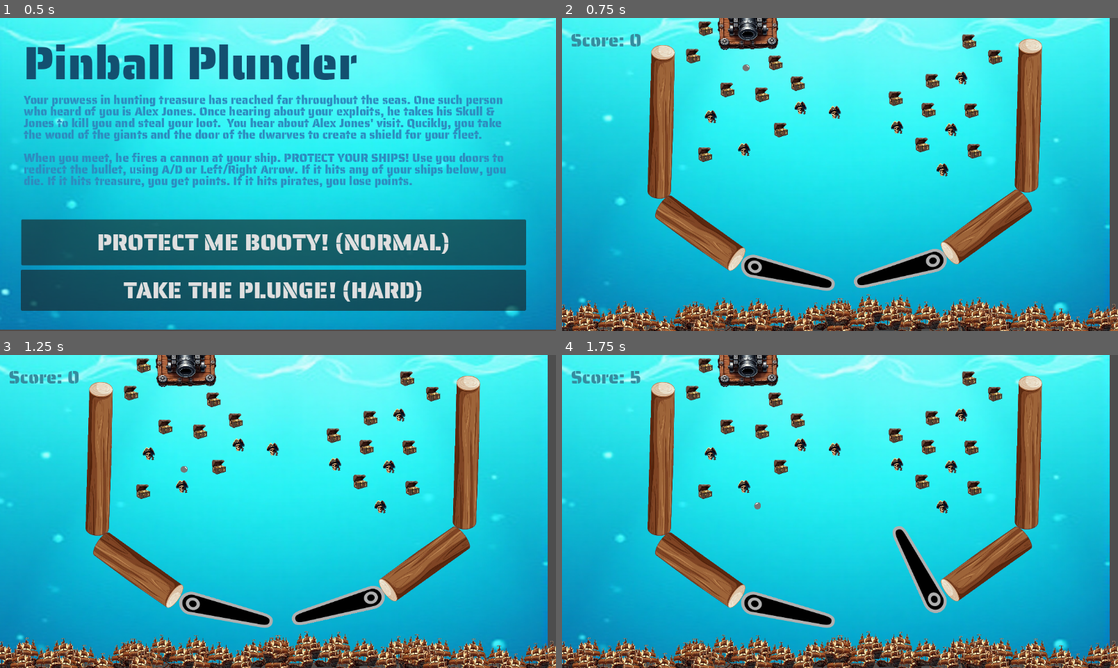
Above: before the commit, frames 1-4 (two rows, left to right).
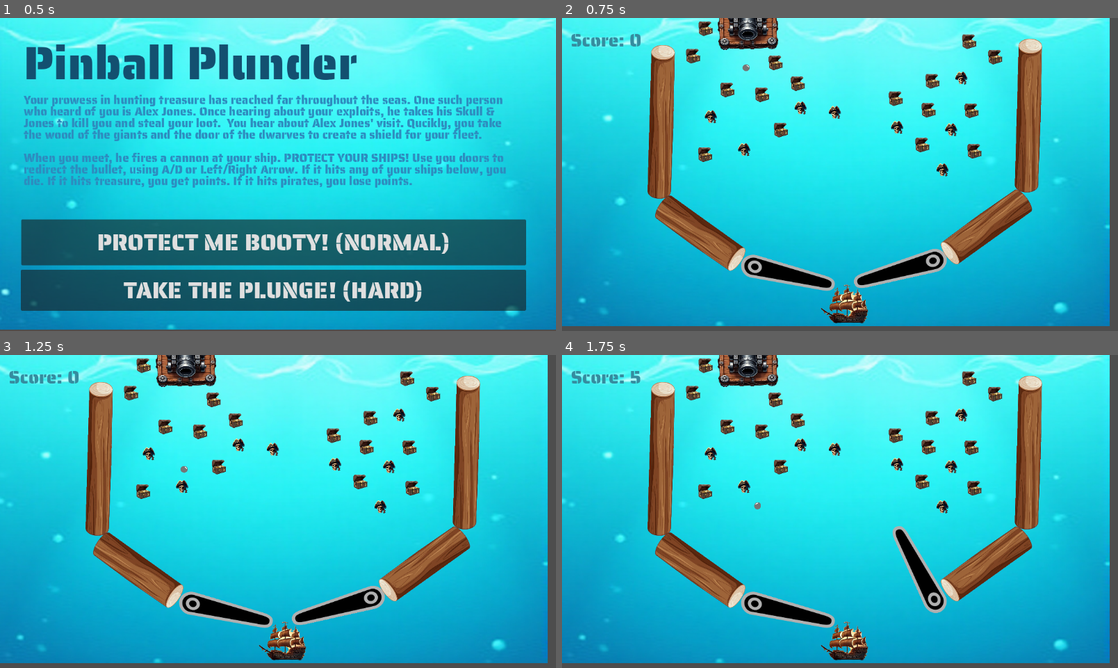
Above: after the commit, the same moments.

Repository: amodhakal/pinball-plunder
Game: Godot game, scene res://scenes/Title.tscn
Same seed, same stepped clock (60 frames per second), same inputs: the game is played once before the commit and once after it. Sound files missing from this copy of the repository are replaced by a short silence.
Inputs:
- Up to frame 1 (0.5 s): no input
- Up to frame 2 (0.75 s): click "PROTECT ME BOOTY! (NORMAL)" at 0.5 s
- Up to frame 3 (1.25 s): no input
- Up to frame 4 (1.75 s): tap Enter at 1.25 s; hold D (flip_right) from 1.28 s (still down)

Frame 1 is identical in both runs. In frame 2, 7.2% of the frame differs, in the area x 0-100%, y 85-100%; in frame 3, 7.2%; in frame 4, 7.2%.

Commit message:
Added 1 ship only

Diff:
--- a/scenes/Game.tscn
+++ b/scenes/Game.tscn
@@ -240,268 +240,13 @@
 [node name="Area2D" type="Area2D" parent="."]
 
 [node name="CollisionShape2D" type="CollisionShape2D" parent="Area2D"]
-position = Vector2(585, 576)
+position = Vector2(586, 555)
 shape = SubResource("WorldBoundaryShape2D_hwdo5")
 one_way_collision_margin = 128.0
 
 [node name="Ship" type="Sprite2D" parent="Area2D"]
-position = Vector2(576, 612)
-scale = Vector2(0.128402, 0.116188)
-texture = ExtResource("6_11a6p")
-
-[node name="Ship2" type="Sprite2D" parent="Area2D"]
-position = Vector2(576, 612)
-scale = Vector2(0.128402, 0.116188)
-texture = ExtResource("6_11a6p")
-
-[node name="Ship4" type="Sprite2D" parent="Area2D"]
-position = Vector2(704, 605)
-scale = Vector2(-0.128, 0.116188)
-texture = ExtResource("6_11a6p")
-
-[node name="Ship5" type="Sprite2D" parent="Area2D"]
-position = Vector2(862, 610)
-scale = Vector2(0.128402, 0.116188)
-texture = ExtResource("6_11a6p")
-
-[node name="Ship8" type="Sprite2D" parent="Area2D"]
-position = Vector2(828, 614)
-scale = Vector2(-0.128, 0.116188)
-texture = ExtResource("6_11a6p")
-
-[node name="Ship11" type="Sprite2D" parent="Area2D"]
-position = Vector2(715, 634)
-scale = Vector2(0.128402, 0.116188)
-texture = ExtResource("6_11a6p")
-
-[node name="Ship12" type="Sprite2D" parent="Area2D"]
-position = Vector2(672, 621)
-scale = Vector2(0.128402, 0.116188)
-texture = ExtResource("6_11a6p")
-
-[node name="Ship15" type="Sprite2D" parent="Area2D"]
-position = Vector2(275.75, 619.089)
-scale = Vector2(0.128402, 0.116188)
-texture = ExtResource("6_11a6p")
-
-[node name="Ship16" type="Sprite2D" parent="Area2D"]
-position = Vector2(275.75, 619.089)
-scale = Vector2(-0.128, 0.116188)
-texture = ExtResource("6_11a6p")
-
-[node name="Ship17" type="Sprite2D" parent="Area2D"]
-position = Vector2(403.75, 612.089)
-scale = Vector2(0.128402, 0.116188)
-texture = ExtResource("6_11a6p")
-
-[node name="Ship18" type="Sprite2D" parent="Area2D"]
-position = Vector2(561.75, 617.089)
-scale = Vector2(0.128402, 0.116188)
-texture = ExtResource("6_11a6p")
-
-[node name="Ship19" type="Sprite2D" parent="Area2D"]
-position = Vector2(332.75, 611.089)
-scale = Vector2(0.128402, 0.116188)
-texture = ExtResource("6_11a6p")
-
-[node name="Ship20" type="Sprite2D" parent="Area2D"]
-position = Vector2(570.75, 642.089)
-scale = Vector2(0.128402, 0.116188)
-texture = ExtResource("6_11a6p")
-
-[node name="Ship21" type="Sprite2D" parent="Area2D"]
-position = Vector2(527.75, 621.089)
-scale = Vector2(-0.128, 0.116188)
-texture = ExtResource("6_11a6p")
-
-[node name="Ship22" type="Sprite2D" parent="Area2D"]
-position = Vector2(490.75, 643.089)
-scale = Vector2(0.128402, 0.116188)
-texture = ExtResource("6_11a6p")
-
-[node name="Ship23" type="Sprite2D" parent="Area2D"]
-position = Vector2(451.75, 626.089)
-scale = Vector2(0.128402, 0.116188)
-texture = ExtResource("6_11a6p")
-
-[node name="Ship24" type="Sprite2D" parent="Area2D"]
-position = Vector2(414.75, 641.089)
-scale = Vector2(-0.128, 0.116188)
-texture = ExtResource("6_11a6p")
-
-[node name="Ship25" type="Sprite2D" parent="Area2D"]
-position = Vector2(371.75, 628.089)
-scale = Vector2(0.128402, 0.116188)
-texture = ExtResource("6_11a6p")
-
-[node name="Ship26" type="Sprite2D" parent="Area2D"]
-position = Vector2(317.75, 636.089)
-scale = Vector2(-0.128, 0.116188)
-texture = ExtResource("6_11a6p")
-
-[node name="Ship27" type="Sprite2D" parent="Area2D"]
-position = Vector2(0.750153, 625.089)
-scale = Vector2(0.128402, 0.116188)
-texture = ExtResource("6_11a6p")
-
-[node name="Ship28" type="Sprite2D" parent="Area2D"]
-position = Vector2(0.750153, 625.089)
-scale = Vector2(0.128402, 0.116188)
-texture = ExtResource("6_11a6p")
-
-[node name="Ship29" type="Sprite2D" parent="Area2D"]
-position = Vector2(0.750153, 625.089)
-scale = Vector2(0.128402, 0.116188)
-texture = ExtResource("6_11a6p")
-
-[node name="Ship30" type="Sprite2D" parent="Area2D"]
-position = Vector2(128.75, 618.089)
-scale = Vector2(0.128402, 0.116188)
-texture = ExtResource("6_11a6p")
-
-[node name="Ship31" type="Sprite2D" parent="Area2D"]
-position = Vector2(286.75, 623.089)
-scale = Vector2(0.128402, 0.116188)
-texture = ExtResource("6_11a6p")
-
-[node name="Ship32" type="Sprite2D" parent="Area2D"]
-position = Vector2(57.7502, 617.089)
-scale = Vector2(-0.128, 0.116188)
-texture = ExtResource("6_11a6p")
-
-[node name="Ship34" type="Sprite2D" parent="Area2D"]
-position = Vector2(252.75, 627.089)
-scale = Vector2(0.128402, 0.116188)
-texture = ExtResource("6_11a6p")
-
-[node name="Ship35" type="Sprite2D" parent="Area2D"]
-position = Vector2(215.75, 649.089)
-scale = Vector2(-0.128, 0.116188)
-texture = ExtResource("6_11a6p")
-
-[node name="Ship36" type="Sprite2D" parent="Area2D"]
-position = Vector2(176.75, 632.089)
-scale = Vector2(-0.128, 0.116188)
-texture = ExtResource("6_11a6p")
-
-[node name="Ship39" type="Sprite2D" parent="Area2D"]
-position = Vector2(42.7502, 642.089)
-scale = Vector2(0.128402, 0.116188)
-texture = ExtResource("6_11a6p")
-
-[node name="Ship41" type="Sprite2D" parent="Area2D"]
-position = Vector2(855.75, 626.089)
-scale = Vector2(0.128402, 0.116188)
-texture = ExtResource("6_11a6p")
-
-[node name="Ship43" type="Sprite2D" parent="Area2D"]
-position = Vector2(983.75, 619.089)
-scale = Vector2(-0.128, 0.116188)
-texture = ExtResource("6_11a6p")
-
-[node name="Ship44" type="Sprite2D" parent="Area2D"]
-position = Vector2(1141.75, 624.089)
-scale = Vector2(0.128402, 0.116188)
-texture = ExtResource("6_11a6p")
-
-[node name="Ship45" type="Sprite2D" parent="Area2D"]
-position = Vector2(912.75, 618.089)
-scale = Vector2(-0.128, 0.116188)
-texture = ExtResource("6_11a6p")
-
-[node name="Ship46" type="Sprite2D" parent="Area2D"]
-position = Vector2(1150.75, 649.089)
-scale = Vector2(0.128402, 0.116188)
-texture = ExtResource("6_11a6p")
-
-[node name="Ship47" type="Sprite2D" parent="Area2D"]
-position = Vector2(1107.75, 628.089)
-scale = Vector2(0.128402, 0.116188)
-texture = ExtResource("6_11a6p")
-
-[node name="Ship3" type="Sprite2D" parent="Area2D"]
-position = Vector2(576, 612)
-scale = Vector2(-0.128, 0.116188)
-texture = ExtResource("6_11a6p")
-
-[node name="Ship6" type="Sprite2D" parent="Area2D"]
-position = Vector2(633, 604)
-scale = Vector2(0.128402, 0.116188)
-texture = ExtResource("6_11a6p")
-
-[node name="Ship7" type="Sprite2D" parent="Area2D"]
-position = Vector2(871, 635)
-scale = Vector2(0.128402, 0.116188)
-texture = ExtResource("6_11a6p")
-
-[node name="Ship9" type="Sprite2D" parent="Area2D"]
-position = Vector2(791, 636)
-scale = Vector2(0.128402, 0.116188)
-texture = ExtResource("6_11a6p")
-
-[node name="Ship10" type="Sprite2D" parent="Area2D"]
-position = Vector2(752, 619)
-scale = Vector2(0.128402, 0.116188)
-texture = ExtResource("6_11a6p")
-
-[node name="Ship13" type="Sprite2D" parent="Area2D"]
-position = Vector2(618, 629)
-scale = Vector2(0.128402, 0.116188)
-texture = ExtResource("6_11a6p")
-
-[node name="Ship14" type="Sprite2D" parent="Area2D"]
-position = Vector2(275.75, 619.089)
-scale = Vector2(0.128402, 0.116188)
-texture = ExtResource("6_11a6p")
-
-[node name="Ship33" type="Sprite2D" parent="Area2D"]
-position = Vector2(295.75, 648.089)
-scale = Vector2(-0.128, 0.116188)
-texture = ExtResource("6_11a6p")
-
-[node name="Ship37" type="Sprite2D" parent="Area2D"]
-position = Vector2(139.75, 647.089)
-scale = Vector2(-0.128, 0.116188)
-texture = ExtResource("6_11a6p")
-
-[node name="Ship38" type="Sprite2D" parent="Area2D"]
-position = Vector2(96.7502, 634.089)
-scale = Vector2(0.128402, 0.116188)
-texture = ExtResource("6_11a6p")
-
-[node name="Ship40" type="Sprite2D" parent="Area2D"]
-position = Vector2(855.75, 626.089)
-scale = Vector2(-0.128, 0.116188)
-texture = ExtResource("6_11a6p")
-
-[node name="Ship42" type="Sprite2D" parent="Area2D"]
-position = Vector2(855.75, 626.089)
-scale = Vector2(0.128402, 0.116188)
-texture = ExtResource("6_11a6p")
-
-[node name="Ship51" type="Sprite2D" parent="Area2D"]
-position = Vector2(951.75, 635.089)
-scale = Vector2(0.128402, 0.116188)
-texture = ExtResource("6_11a6p")
-
-[node name="Ship49" type="Sprite2D" parent="Area2D"]
-position = Vector2(1031.75, 633.089)
-scale = Vector2(0.128402, 0.116188)
-texture = ExtResource("6_11a6p")
-
-[node name="Ship48" type="Sprite2D" parent="Area2D"]
-position = Vector2(1070.75, 650.089)
-scale = Vector2(-0.128, 0.116188)
-texture = ExtResource("6_11a6p")
-
-[node name="Ship50" type="Sprite2D" parent="Area2D"]
-position = Vector2(994.75, 648.089)
-scale = Vector2(-0.128, 0.116188)
-texture = ExtResource("6_11a6p")
-
-[node name="Ship52" type="Sprite2D" parent="Area2D"]
-position = Vector2(897.75, 643.089)
-scale = Vector2(0.128402, 0.116188)
+position = Vector2(586.812, 596.522)
+scale = Vector2(0.194515, 0.16067)
 texture = ExtResource("6_11a6p")
 
 [node name="DefaultCannon" type="Sprite2D" parent="."]
--- a/scripts/Game.gd
+++ b/scripts/Game.gd
@@ -8,6 +8,9 @@
 @onready var hardCannon = $HardCannon
 @onready var PointsLabel = $Points2
 @onready var timer = $Timer
+@onready var ship = $Area2D/Ship
+
+var explosionTexture = preload("res://assets/explosion.png")
 var defeatLvl = "res://scenes/Defeat.tscn"
 
 func _process(delta: float) -> void:
@@ -31,6 +34,7 @@
 
 func _on_area_2d_body_entered(body: Node2D) -> void:
 	if Globals.gamemode == "normal" && body == ball:
+		ship.texture = explosionTexture
 		get_tree().change_scene_to_file(defeatLvl)
 		return
 
